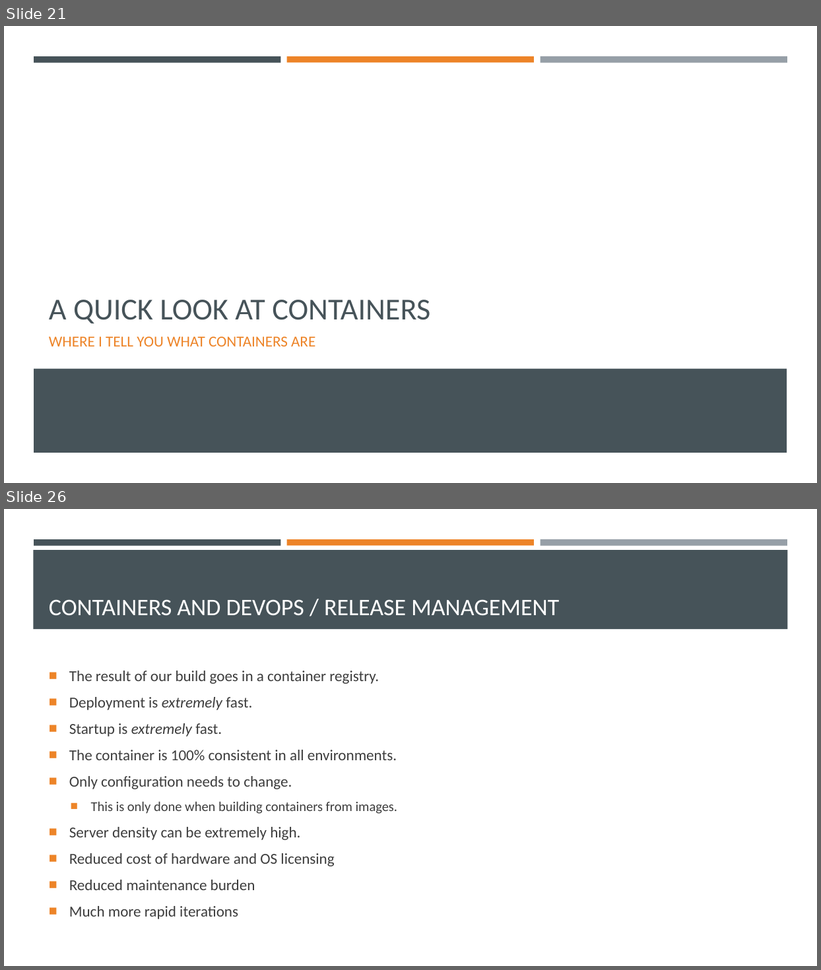
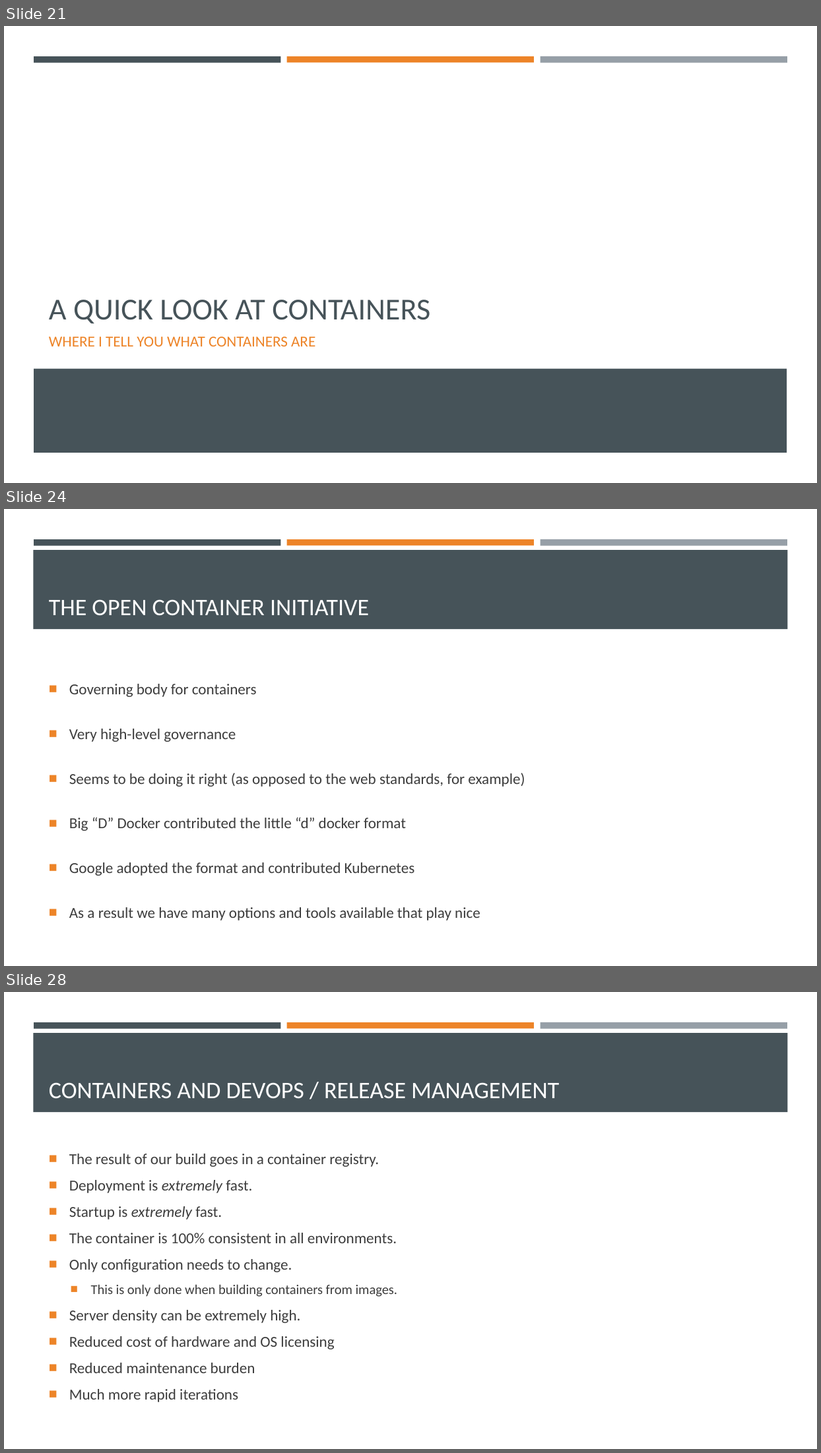
Before and after one commit to EnterpriseProductsLP/introduction-to-docker, a slide deck: presentation/presentation.pptx. Shown one above the other, each under a label of ours: slides 21 and 26 before the commit, slides 21, 24 and 28 after it; the slides between them are not shown. The pictures are 821x970 and 821x1453 pixels, drawn with LibreOffice and Linux fonts; fonts in the diff are those of the drawing. Boxes give left, top, right and bottom in pixels: in the first picture for what was removed or moved away, otherwise in the second. Text is boxed around its words. In the diff, an @@ line names an element or a change of style, - is before the commit and + after.

```diff
--- a/presentation/presentation.pptx
+++ b/presentation/presentation.pptx
@@ slide 24 added at <box>4,509,817,966</box>, background #FFFFFF; not listed: 4 template elements that a slide beside it also shows @@
@@ title added at <box>49,599,369,616</box>, 28 pt, text #FFFFFF @@
+THE OPEN CONTAINER INITIATIVE
@@ text added at <box>69,684,525,921</box>, 18 pt, text #3D3D3D @@
+■ Governing body for containers
+■ Very high-level governance
+■ Seems to be doing it right (as opposed to the web standards, for example)
+■ Big “D” Docker contributed the little “d” docker format
+■ Google adopted the format and contributed Kubernetes
+■ As a result we have many options and tools available that play nice
@@ what was slide 26 is now slide 28 @@
```
Also in this commit, not shown: 7 slides changed, 4 other slides added.
